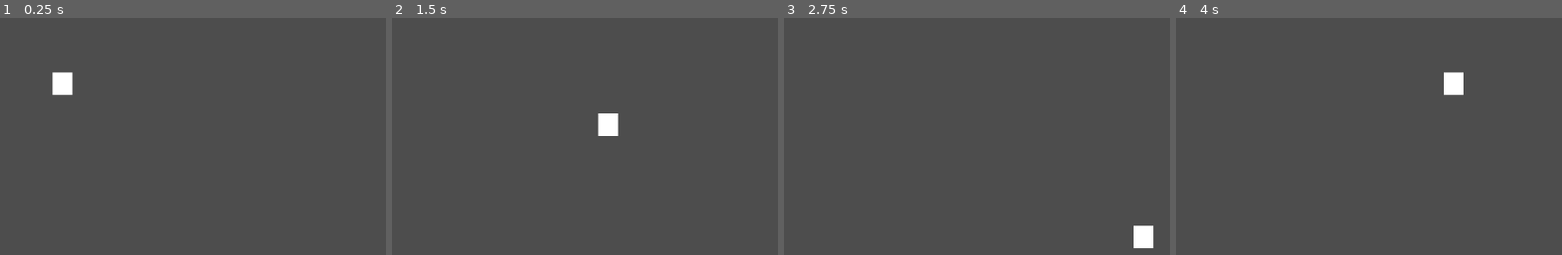
Above: before the commit, frames 1-4 (left to right).
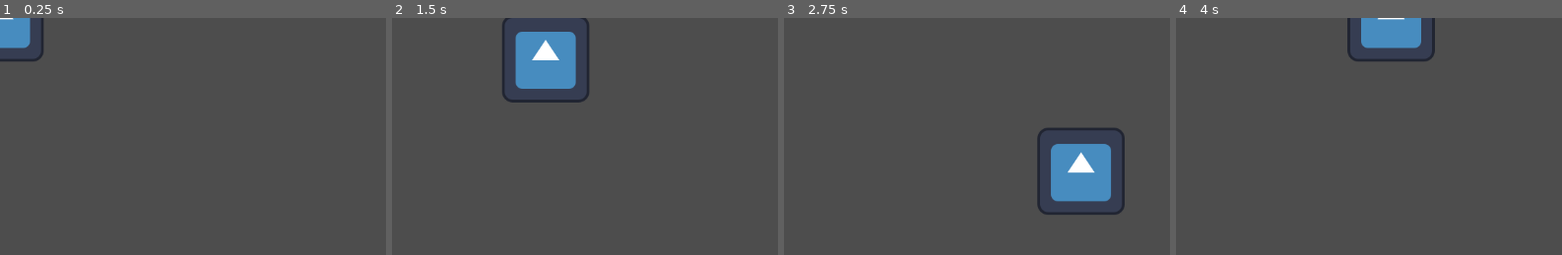
Above: after the commit, the same moments.

Repository: Sabertooth-Software/Bunker-Buster
Game: Godot game, scene res://Scenes/Levels/test_scene.tscn
The game is run twice, just before and just after one commit, with the same random seed, the same clock (stepped at 60 frames per second) and the same inputs. Before the commit the project starts from res://Scenes/Levels/TestScene.tscn. The engine's default icon, where the game draws it, is replaced by a stand-in: a white triangle on a blue panel in a dark square.
Inputs (mouse positions are in pixels of both pictures, inside the frame that each line leads up to):
- Up to frame 1 (0.25 s): no input
- Up to frame 2 (1.5 s): tap Enter at 0.5 s; move the mouse to (outside the picture) at 0.52 s; hold Right (right) 0.53-1.28 s; tap Space (shoot, bound only after the commit) at 0.6, 1.35 s; move the mouse to (outside the picture) at 1.27 s; hold S (down) from 1.28 s (still down)
- Up to frame 3 (2.75 s): move the mouse to (outside the picture) at 2.02 s; release S (down) at 2.03 s; hold Right (right) from 2.03 s (still down); tap Space (shoot, bound only after the commit) at 2.1 s
- Up to frame 4 (4 s): move the mouse to (outside the picture) at 2.77 s; release Right (right) at 2.78 s; hold Up (up) 2.78-3.53 s; tap Space (shoot, bound only after the commit) at 2.85, 3.6 s; move the mouse to (outside the picture) at 3.52 s; hold A (left) from 3.53 s (still down)

The runs differ from the first frame. In frame 1, 1.8% of the frame differs, in the area x 0-19%, y 0-33%; in frame 2, 5.1%; in frame 3, 5.3%, in the area x 65-96%, y 46-98%; in frame 4, 3.0%.
Error after the commit: Parse Error: Class "Bullet" hides a global script class. (res://Scripts/bullet.gd:2)

Commit message:
Get shooting working (#1)
Shoot pew pew

Diff:
--- /dev/null
+++ b/Scenes/Bullet.tscn
@@ -0,0 +1,23 @@
+[gd_scene load_steps=4 format=3 uid="uid://ctjoiwafolw22"]
+
+[ext_resource type="Script" path="res://Scripts/bullet.gd" id="1_qvi5r"]
+
+[sub_resource type="CircleShape2D" id="CircleShape2D_72ywd"]
+radius = 1.0
+
+[sub_resource type="SphereMesh" id="SphereMesh_plxgq"]
+radius = 1.0
+height = 2.0
+
+[node name="Bullet" type="RigidBody2D"]
+collision_layer = 0
+collision_mask = 0
+gravity_scale = 2.66454e-15
+script = ExtResource("1_qvi5r")
+
+[node name="CollisionShape2D" type="CollisionShape2D" parent="."]
+shape = SubResource("CircleShape2D_72ywd")
+
+[node name="MeshInstance2D" type="MeshInstance2D" parent="."]
+scale = Vector2(2, 2)
+mesh = SubResource("SphereMesh_plxgq")
--- /dev/null
+++ b/Scenes/Characters/main_character.tscn
@@ -0,0 +1,23 @@
+[gd_scene load_steps=6 format=3 uid="uid://518cy663w7yg"]
+
+[ext_resource type="Script" path="res://Scripts/main_character.gd" id="1_4cx1i"]
+[ext_resource type="PackedScene" uid="uid://bapxsumutqx30" path="res://Scenes/Components/shooting_component.tscn" id="2_1hq3u"]
+[ext_resource type="PackedScene" uid="uid://ctjoiwafolw22" path="res://Scenes/bullet.tscn" id="3_bokjs"]
+[ext_resource type="Texture2D" uid="uid://vd7ap2v7wpfb" path="res://icon.svg" id="4_nunnb"]
+
+[sub_resource type="RectangleShape2D" id="RectangleShape2D_sin31"]
+size = Vector2(0.0262352, 0.0526724)
+
+[node name="MainCharacter" type="CharacterBody2D"]
+scale = Vector2(1143.5, 645.5)
+script = ExtResource("1_4cx1i")
+
+[node name="CollisionShape2D" type="CollisionShape2D" parent="."]
+shape = SubResource("RectangleShape2D_sin31")
+
+[node name="ShootingComponent" parent="." instance=ExtResource("2_1hq3u")]
+position = Vector2(2.08165e-12, 2.08165e-12)
+bullet = ExtResource("3_bokjs")
+
+[node name="Sprite2D" type="Sprite2D" parent="."]
+texture = ExtResource("4_nunnb")
--- /dev/null
+++ b/Scenes/Components/shooting_component.tscn
@@ -0,0 +1,6 @@
+[gd_scene load_steps=2 format=3 uid="uid://bapxsumutqx30"]
+
+[ext_resource type="Script" path="res://Scripts/Components/shooting_component.gd" id="1_47c21"]
+
+[node name="ShootingComponent" type="Node2D"]
+script = ExtResource("1_47c21")
--- a/Scenes/Levels/MainCharacter.tscn
+++ /dev/null
@@ -1,27 +0,0 @@
-[gd_scene load_steps=5 format=3 uid="uid://d1hu3wc8ssi87"]
-
-[ext_resource type="Script" path="res://Scripts/MainCharacter.gd" id="1_naua5"]
-
-[sub_resource type="RectangleShape2D" id="RectangleShape2D_sin31"]
-size = Vector2(0.0262352, 0.0526724)
-
-[sub_resource type="StandardMaterial3D" id="StandardMaterial3D_8552u"]
-albedo_color = Color(0, 0, 0.956863, 1)
-
-[sub_resource type="BoxMesh" id="BoxMesh_yfupp"]
-material = SubResource("StandardMaterial3D_8552u")
-
-[node name="MainCharacter" type="CharacterBody2D"]
-position = Vector2(571.25, 322.25)
-scale = Vector2(1143.5, 645.5)
-script = ExtResource("1_naua5")
-
-[node name="CollisionShape2D" type="CollisionShape2D" parent="."]
-position = Vector2(-0.421732, -0.347405)
-scale = Vector2(1, 1)
-shape = SubResource("RectangleShape2D_sin31")
-
-[node name="MeshInstance2D" type="MeshInstance2D" parent="."]
-position = Vector2(-0.421076, -0.349342)
-scale = Vector2(0.026, 0.05)
-mesh = SubResource("BoxMesh_yfupp")
--- a/Scenes/Levels/TestScene.tscn
+++ /dev/null
@@ -1,11 +0,0 @@
-[gd_scene load_steps=2 format=3 uid="uid://dpv788hlou7c7"]
-
-[ext_resource type="PackedScene" uid="uid://d1hu3wc8ssi87" path="res://Scenes/Levels/MainCharacter.tscn" id="1_q8o58"]
-
-[node name="Node2D" type="Node2D"]
-
-[node name="Camera2D" type="Camera2D" parent="."]
-position = Vector2(574.25, 324.25)
-scale = Vector2(1149.5, 649.5)
-
-[node name="MainCharacter" parent="." instance=ExtResource("1_q8o58")]
--- /dev/null
+++ b/Scenes/Levels/test_scene.tscn
@@ -0,0 +1,10 @@
+[gd_scene load_steps=2 format=3 uid="uid://bs18si0cnpbun"]
+
+[ext_resource type="PackedScene" uid="uid://518cy663w7yg" path="res://Scenes/Characters/main_character.tscn" id="1_q8o58"]
+
+[node name="Node2D" type="Node2D"]
+
+[node name="MainCharacter" parent="." instance=ExtResource("1_q8o58")]
+scale = Vector2(1, 1)
+
+[connection signal="shoot" from="MainCharacter" to="MainCharacter/ShootingComponent" method="shoot" flags=18]
--- /dev/null
+++ b/Scripts/Bullet.gd
@@ -0,0 +1,12 @@
+extends RigidBody2D
+class_name Bullet
+
+var velocity: Vector2
+
+func _physics_process(delta):
+	apply_central_force(velocity * 1000)
+
+func setup(_position: Vector2, _velocity: Vector2, _scene: Node):
+	_scene.add_child(self)
+	global_position = _position
+	velocity = _velocity
--- /dev/null
+++ b/Scripts/Components/shooting_component.gd
@@ -0,0 +1,9 @@
+extends Node2D
+class_name ShootingComponent
+
+@export var bullet: PackedScene
+
+func shoot(direction: Vector2):
+	var projectile: Bullet = bullet.instantiate()
+	var current_scene: Node = get_tree().get_current_scene()
+	projectile.setup(global_position, direction, current_scene)
--- a/Scripts/MainCharacter.gd
+++ b/Scripts/main_character.gd
@@ -3,15 +3,22 @@
 
 const SPEED = 300.0
 const JUMP_VELOCITY = -400.0
+@export var shooting_speed: float = 10.0
+
+signal shoot(direction: Vector2)
 
 # Get the gravity from the project settings to be synced with RigidBody nodes.
 var gravity = ProjectSettings.get_setting("physics/2d/default_gravity")
 
+func _process(_delta):
+	if Input.is_action_just_pressed("shoot"):
+		var direction: Vector2 = get_global_mouse_position() - global_position
+		print(direction)
+		var shooting_vector: Vector2 = direction.normalized() * shooting_speed
+		shoot.emit(shooting_vector)
 
-func _physics_process(delta):
 
-	# Get the input direction and handle the movement/deceleration.
-	# As good practice, you should replace UI actions with custom gameplay actions.
+func _physics_process(_delta):
 	var direction: Vector2 = Input.get_vector("left", "right", "up", "down")
 	if direction:
 		velocity = direction * SPEED
--- a/project.godot
+++ b/project.godot
@@ -11,7 +11,7 @@
 [application]
 
 config/name="Go-godot-jam-4"
-run/main_scene="res://Scenes/Levels/TestScene.tscn"
+run/main_scene="res://Scenes/Levels/test_scene.tscn"
 config/features=PackedStringArray("4.0", "Forward Plus")
 config/icon="res://icon.svg"
 
@@ -41,3 +41,8 @@
 , Object(InputEventKey,"resource_local_to_scene":false,"resource_name":"","device":-1,"window_id":0,"alt_pressed":false,"shift_pressed":false,"ctrl_pressed":false,"meta_pressed":false,"pressed":false,"keycode":0,"physical_keycode":68,"key_label":0,"unicode":100,"echo":false,"script":null)
 ]
 }
+shoot={
+"deadzone": 0.5,
+"events": [Object(InputEventKey,"resource_local_to_scene":false,"resource_name":"","device":-1,"window_id":0,"alt_pressed":false,"shift_pressed":false,"ctrl_pressed":false,"meta_pressed":false,"pressed":false,"keycode":0,"physical_keycode":32,"key_label":0,"unicode":32,"echo":false,"script":null)
+]
+}
